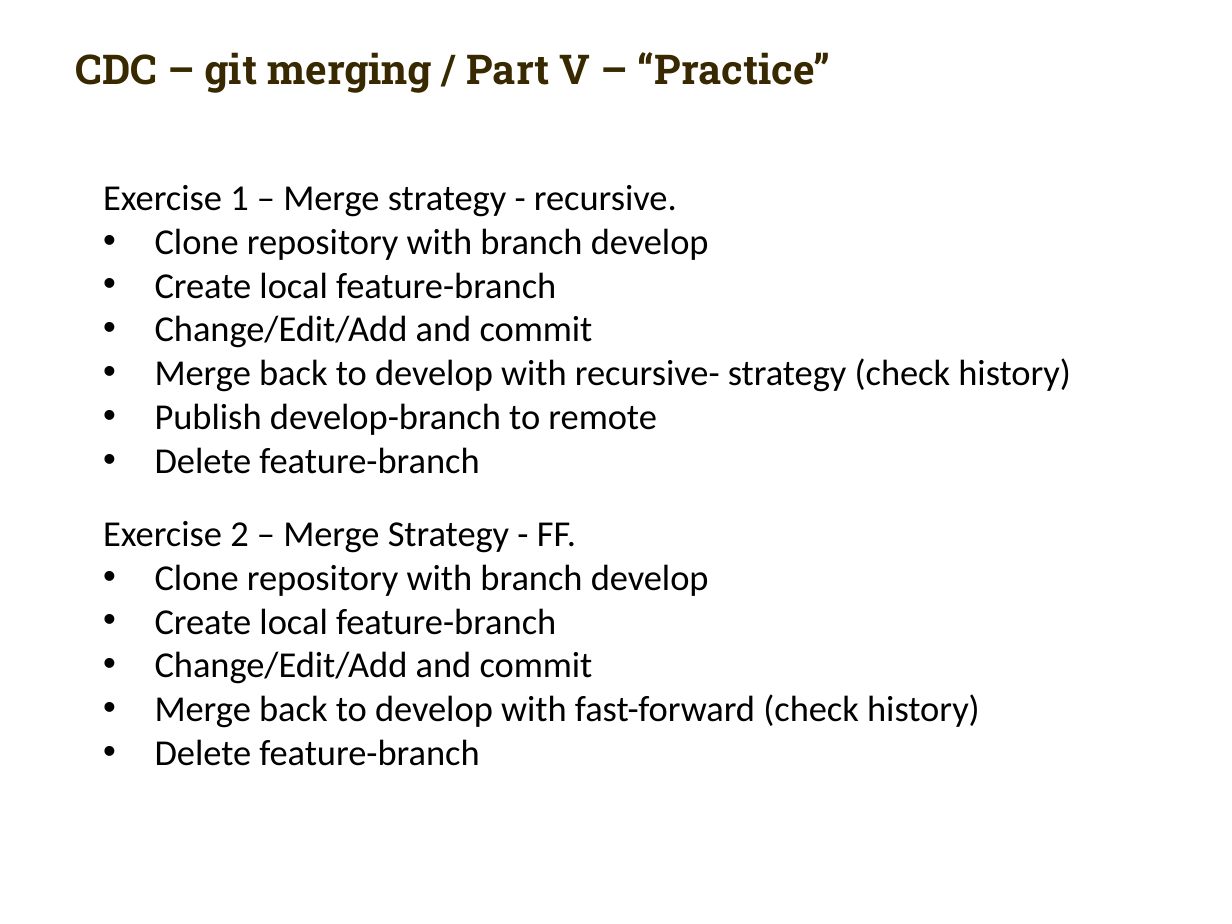
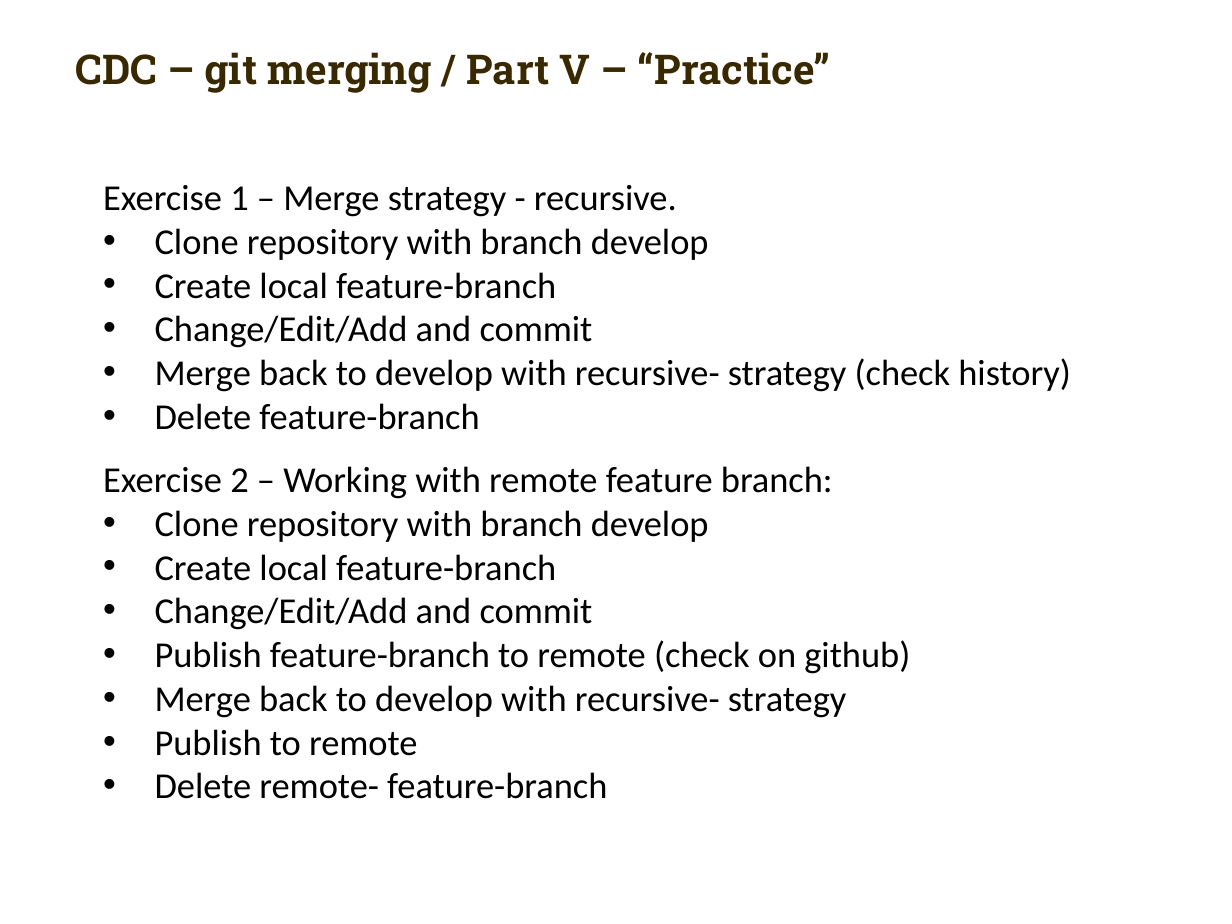
Before and after one commit to carlmitrais/wisdom, a slide deck: slide 15 of cdc_git_ws1.pptx. Drawn at 1232x924 pixels with LibreOffice and Linux fonts; fonts in the diff are those of the drawing; background and template pictures are left out. Boxes give left, top, right and bottom in pixels: in the first picture for what was removed or moved away, otherwise in the second. Text is boxed around its words. In the diff, an @@ line names an element or a change of style, - is before the commit and + after.

```diff
--- a/cdc_git_ws1.pptx
+++ b/cdc_git_ws1.pptx
@@ text at <box>155,403,656,435</box>: paragraph removed @@
-• Publish develop-branch to remote
@@ text "Exercise 2 – Working with ...": place and size @@
-text "Exercise 2 – Working with ..." at <box>103,521,980,766</box>
+text "Exercise 2 – Working with ..." at <box>103,466,910,799</box>
@@ text at <box>103,466,833,499</box>: text changed @@
-Exercise 2 – Merge Strategy - FF.
+Exercise 2 – Working with remote feature branch:
@@ text at <box>155,640,910,799</box>: text changed @@
-• Merge back to develop with fast-forward (check history)
-• Delete feature-branch
+• Publish feature-branch to remote (check on github)
+• Merge back to develop with recursive- strategy
+• Publish to remote
+• Delete remote- feature-branch
```
Also in this commit, not shown: 1 other slide changed, 1 slide removed.
